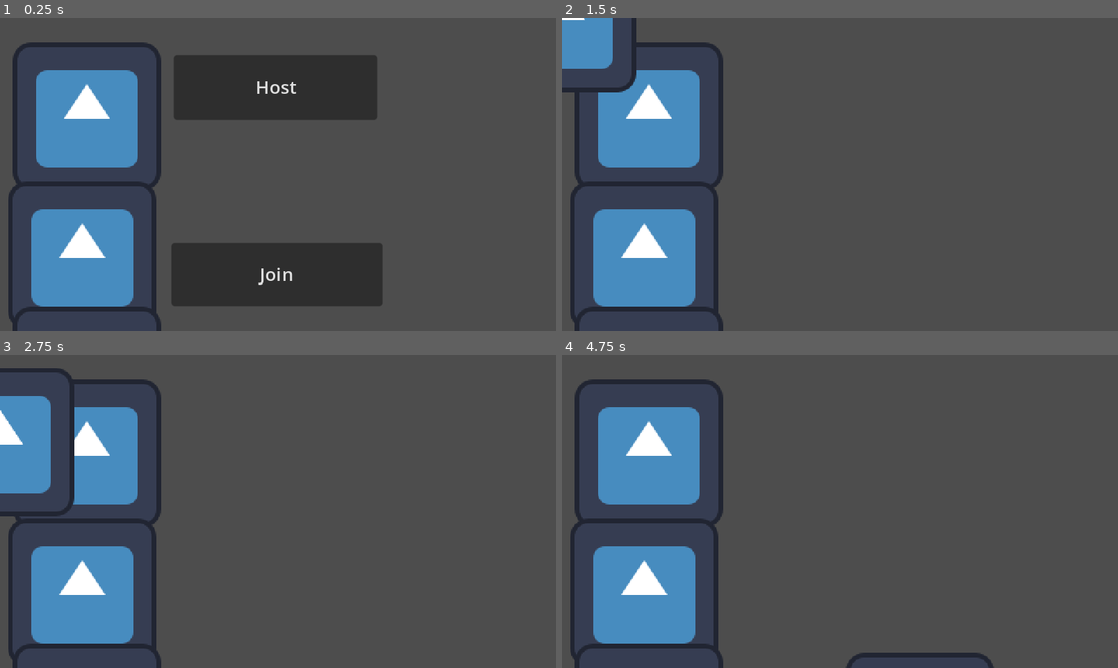
Above: before the commit, frames 1-4 (two rows, left to right).
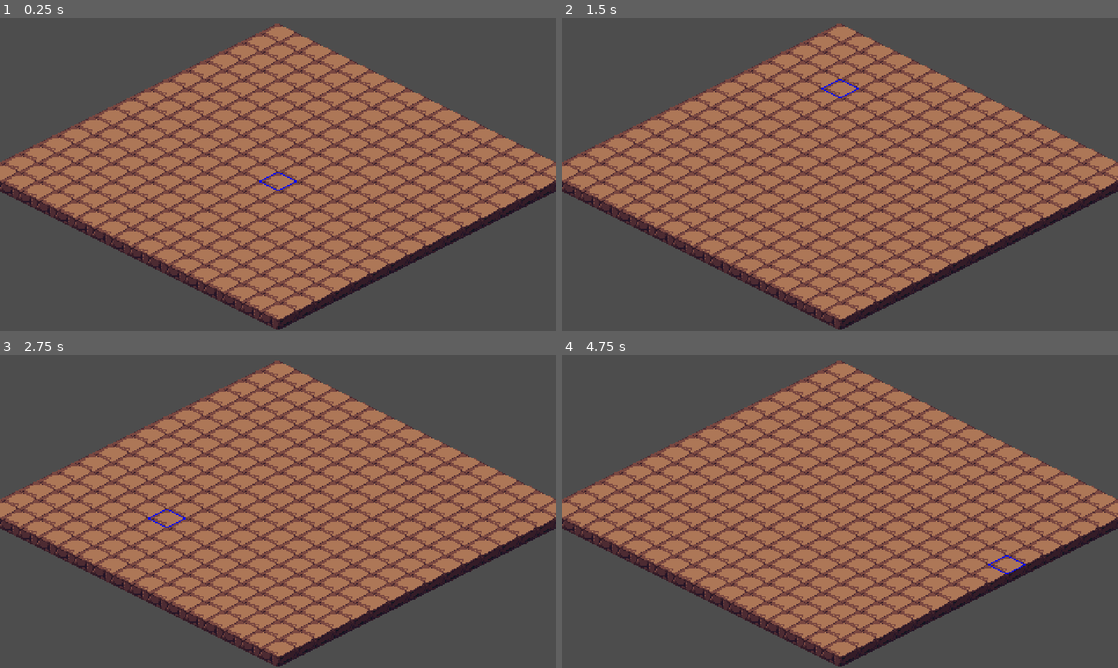
Above: after the commit, the same moments.

Repository: CodingMan275/gunslinger
Game: Godot game, scene res://node_2d.tscn
Two runs of this game, one before a commit and one after it. Both use one fixed random seed, a clock stepped at 60 frames per second and the inputs below. Before the commit the project starts from res://world.tscn. The engine's default icon, where the game draws it, is replaced by a stand-in: a white triangle on a blue panel in a dark square.
Inputs (mouse positions are in pixels of both pictures, inside the frame that each line leads up to):
- Up to frame 1 (0.25 s): no input
- Up to frame 2 (1.5 s): tap Enter at 0.5 s; move the mouse to (962, 158) at 0.52 s; hold Right (Move_Right) 0.53-1.25 s; click (840, 86) at 1.25 s, where only the run before the commit has a clickable "Host"
- Up to frame 3 (2.75 s): tap Space at 2 s; move the mouse to (166, 527) at 2.02 s; hold Down (Move_Down) from 2.03 s (still down)
- Up to frame 4 (4.75 s): move the mouse to (895, 442) at 2.77 s; release Down (Move_Down) at 2.78 s; hold Right (Move_Right) 2.78-3.53 s; move the mouse to (812, 574) at 3.52 s; hold Up (Move_Up) 3.53-4.28 s; move the mouse to (1006, 558) at 4.27 s; hold Left (Move_Left) from 4.28 s (still down)

The runs differ from the first frame. In frame 1, 63% of the frame differs, in the area x 0-100%, y 1-100%; in frame 2, 64%; in frame 3, 64%; in frame 4, 63%.

Commit message:
testpush

Diff:
--- a/project.godot
+++ b/project.godot
@@ -11,7 +11,7 @@
 [application]
 
 config/name="GunSlinger"
-run/main_scene="res://world.tscn"
+run/main_scene="res://node_2d.tscn"
 config/features=PackedStringArray("4.3", "Forward Plus")
 config/icon="res://icon.svg"
 
